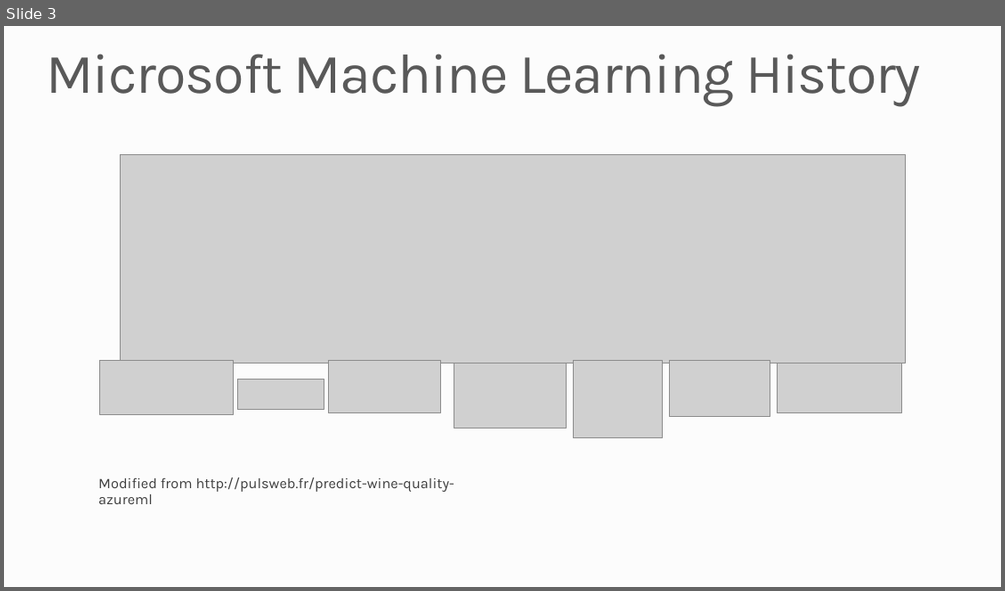
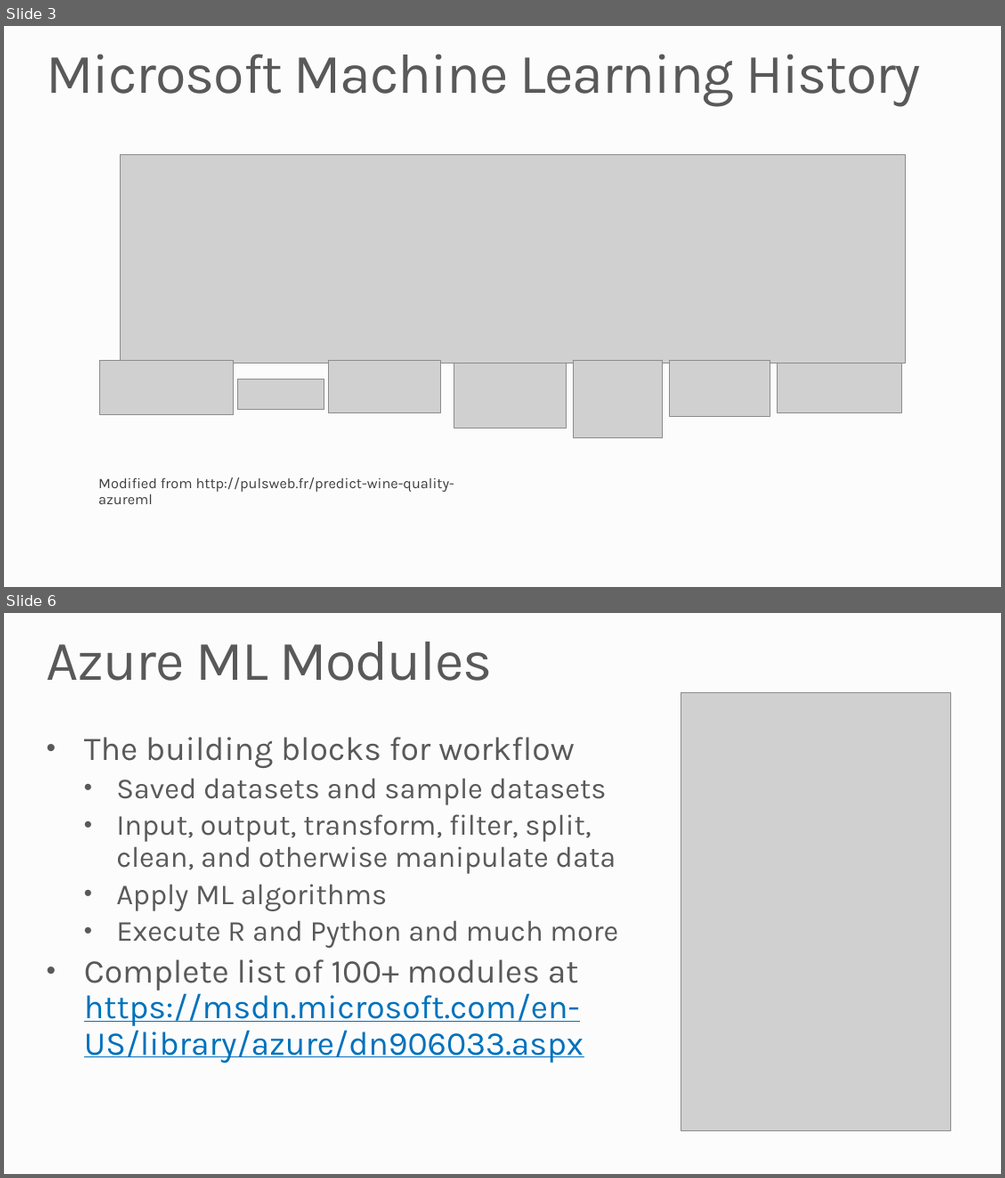
Before and after one commit to MSRConnections/Azure-training-course, a slide deck: Content/Machine Learning/Machine Learning.pptx. Shown one above the other, each under a label of ours: slide 3 before the commit, slides 3 and 6 after it; the slides between them are not shown. The pictures are 1005x591 and 1005x1178 pixels, drawn with LibreOffice and Linux fonts; fonts in the diff are those of the drawing; grey boxes stand for pictures; background and template pictures are left out. Boxes give left, top, right and bottom in pixels: in the first picture for what was removed or moved away, otherwise in the second. Text is boxed around its words. In the diff, an @@ line names an element or a change of style, - is before the commit and + after.

```diff
--- a/Content/Machine Learning/Machine Learning.pptx
+++ b/Content/Machine Learning/Machine Learning.pptx
@@ slide 6 added at (4,613,1001,1174), background #FCFCFC @@
@@ title added at (47,641,492,681), 54 pt, text #595959 @@
+Azure ML Modules
@@ picture added at (680,693,950,1130) @@
@@ text added at (84,737,618,1062), 28 pt, text #595959 @@
+• The building blocks for workflow
+  • Saved datasets and sample datasets
+  • Input, output, transform, filter, split, clean, and otherwise manipulate data
+  • Apply ML algorithms
+  • Execute R and Python and much more
+• Complete list of 100+ modules at https://msdn.microsoft.com/en-US/library/azure/dn906033.aspx
```
Also in this commit, not shown: 5 slides changed, 2 other slides added, 3 slides removed, 30 other files.
